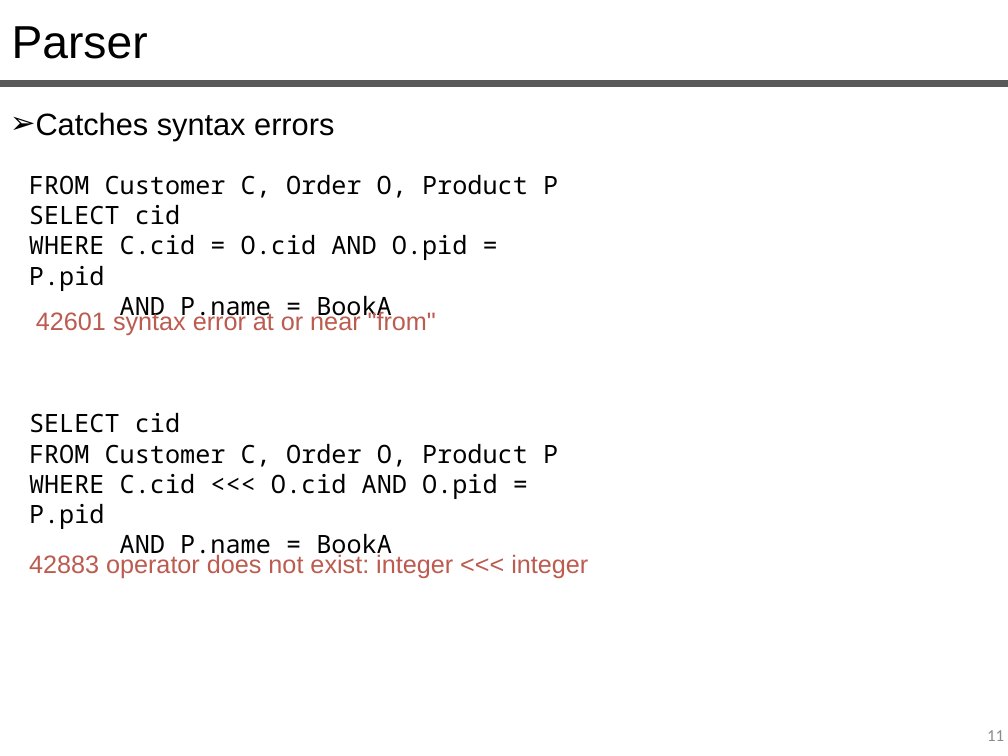
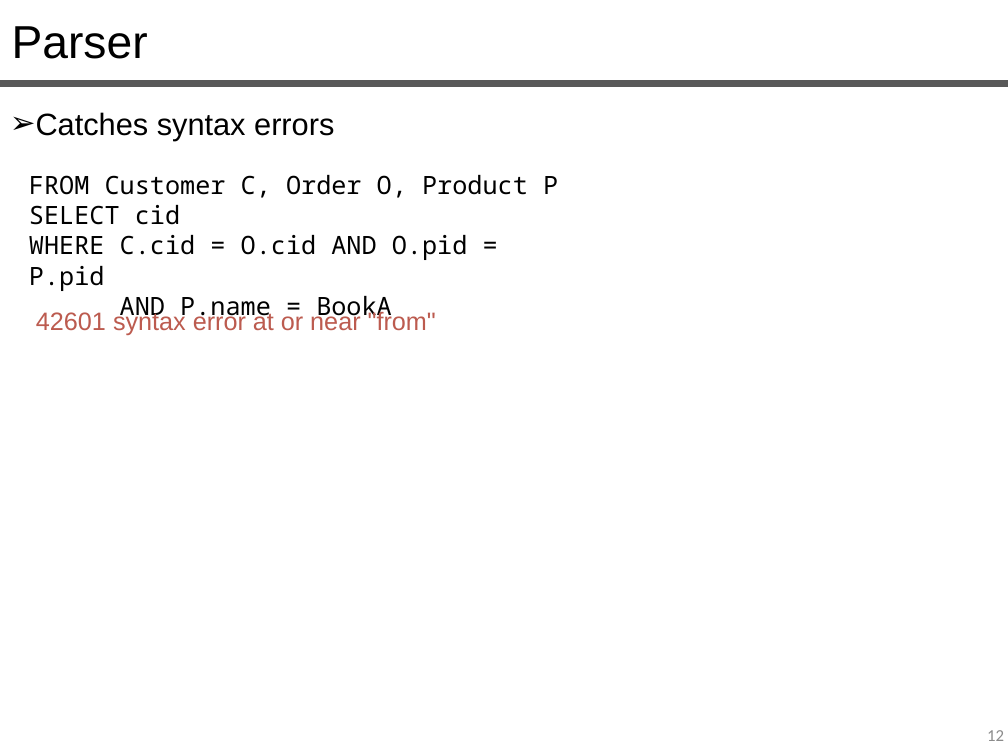
Before and after one commit to queryproc/slides, a slide deck: slide 12 of 11-physical-data-organization.pptx (slide 11 before the commit). Drawn at 1008x756 pixels with LibreOffice and Linux fonts; fonts in the diff are those of the drawing. Boxes give left, top, right and bottom in pixels: in the first picture for what was removed or moved away, otherwise in the second. Text is boxed around its words. In the diff, an @@ line names an element or a change of style, - is before the commit and + after.

```diff
--- a/11-physical-data-organization.pptx
+++ b/11-physical-data-organization.pptx
@@ text removed at box(29, 413, 558, 560) @@
-SELECT cid
-FROM Customer C, Order O, Product P
-WHERE C.cid <<< O.cid AND O.pid = P.pid
-AND P.name = BookA
@@ text removed at box(29, 553, 588, 579) @@
-42883 operator does not exist: integer <<< integer
@@ page number at box(987, 730, 1004, 741): text changed @@
-11
+12
```
Also in this commit, not shown: 7 other slides changed, 1 slide added, 1 other file.
